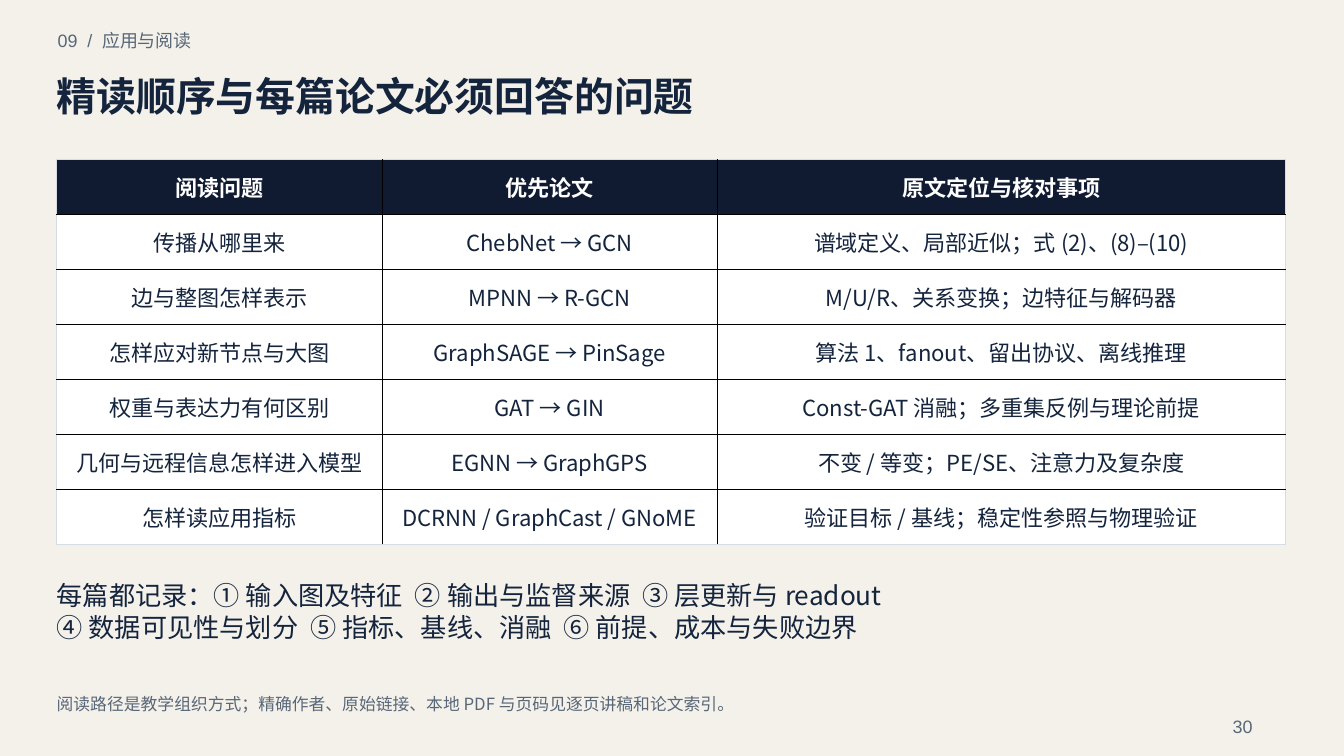
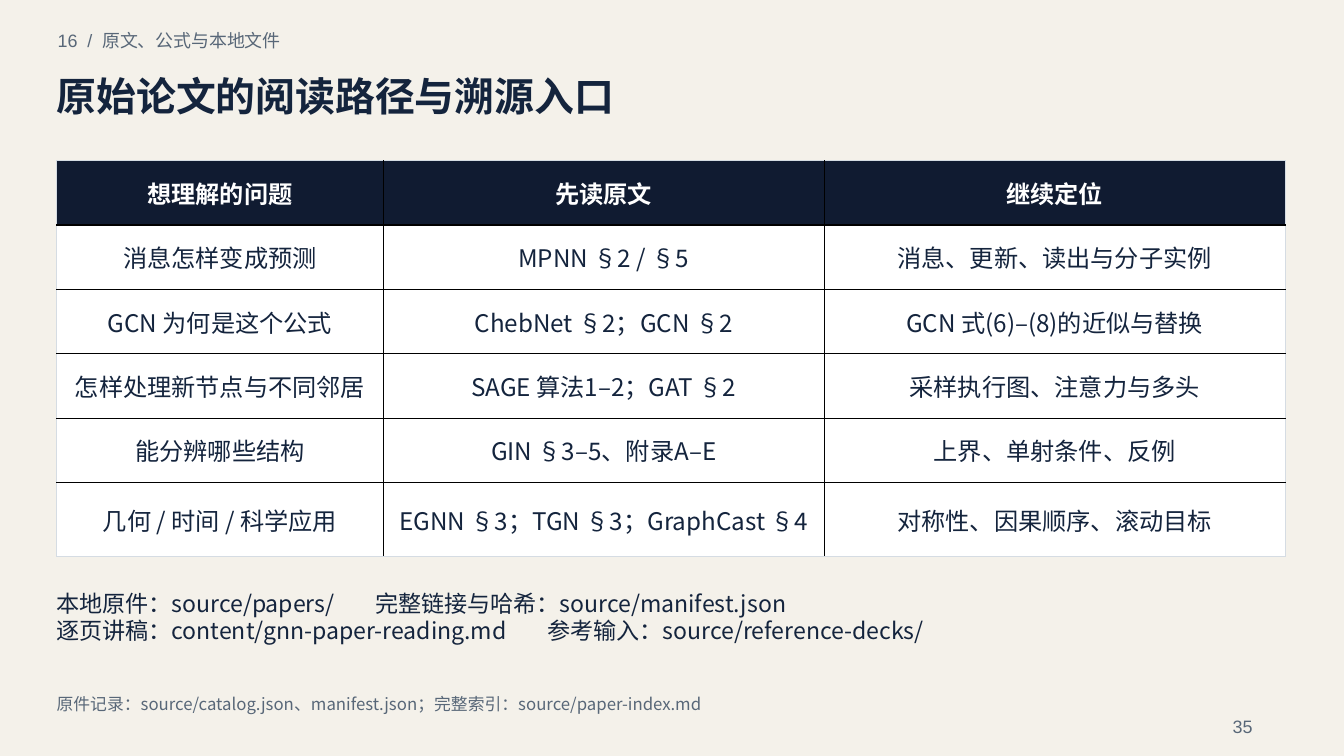
Before and after one commit to guozongzhi/GNN, a slide deck: slide 35 of outputs/presentations/GNN-原理与关键论文.pptx (slide 30 before the commit). Drawn at 1344x756 pixels with LibreOffice and Linux fonts; fonts in the diff are those of the drawing. Boxes give left, top, right and bottom in pixels: in the first picture for what was removed or moved away, otherwise in the second. Text is boxed around its words. In the diff, an @@ line names an element or a change of style, - is before the commit and + after.

Commit message:
docs: explain GNN mechanisms with visual paper readings

```diff
--- a/outputs/presentations/GNN-原理与关键论文.pptx
+++ b/outputs/presentations/GNN-原理与关键论文.pptx
@@ text at bbox=[58, 32, 280, 49]: text changed @@
-09 / 应用与阅读
+16 / 原文、公式与本地文件
@@ text at bbox=[57, 77, 614, 115]: text changed @@
-精读顺序与每篇论文必须回答的问题
+原始论文的阅读路径与溯源入口
@@ table at bbox=[56, 160, 1286, 546] @@
-row 1: 阅读问题 | 优先论文 | 原文定位与核对事项
-row 2: 传播从哪里来 | ChebNet → GCN | 谱域定义、局部近似；式 (2)、(8)–(10)
-row 3: 边与整图怎样表示 | MPNN → R-GCN | M/U/R、关系变换；边特征与解码器
-row 4: 怎样应对新节点与大图 | GraphSAGE → PinSage | 算法 1、fanout、留出协议、离线推理
-row 5: 权重与表达力有何区别 | GAT → GIN | Const-GAT 消融；多重集反例与理论前提
-row 6: 几何与远程信息怎样进入模型 | EGNN → GraphGPS | 不变 / 等变；PE/SE、注意力及复杂度
-row 7: 怎样读应用指标 | DCRNN / GraphCast / GNoME | 验证目标 / 基线；稳定性参照与物理验证
+row 1: 想理解的问题 | 先读原文 | 继续定位
+row 2: 消息怎样变成预测 | MPNN §2 / §5 | 消息、更新、读出与分子实例
+row 3: GCN 为何是这个公式 | ChebNet §2；GCN §2 | GCN 式(6)–(8)的近似与替换
+row 4: 怎样处理新节点与不同邻居 | SAGE 算法1–2；GAT §2 | 采样执行图、注意力与多头
+row 5: 能分辨哪些结构 | GIN §3–5、附录A–E | 上界、单射条件、反例
+row 6: 几何 / 时间 / 科学应用 | EGNN §3；TGN §3；GraphCast §4 | 对称性、因果顺序、滚动目标
@@ text removed at bbox=[57, 583, 882, 640] @@
-每篇都记录：① 输入图及特征 ② 输出与监督来源 ③ 层更新与 readout
-④ 数据可见性与划分 ⑤ 指标、基线、消融 ⑥ 前提、成本与失败边界
@@ text added at bbox=[57, 592, 924, 645], 16.5 pt, text #14243D @@
+本地原件：source/papers/ 完整链接与哈希：source/manifest.json
+逐页讲稿：content/gnn-paper-reading.md 参考输入：source/reference-decks/
@@ text at bbox=[57, 696, 702, 714]: text changed @@
-阅读路径是教学组织方式；精确作者、原始链接、本地 PDF 与页码见逐页讲稿和论文索引。
+原件记录：source/catalog.json、manifest.json；完整索引：source/paper-index.md
@@ text at bbox=[1233, 720, 1253, 733]: text changed @@
-30
+35
```
Also in this commit, not shown: 3 other slides changed, 31 slides added, 28 slides removed, 5 other files.
